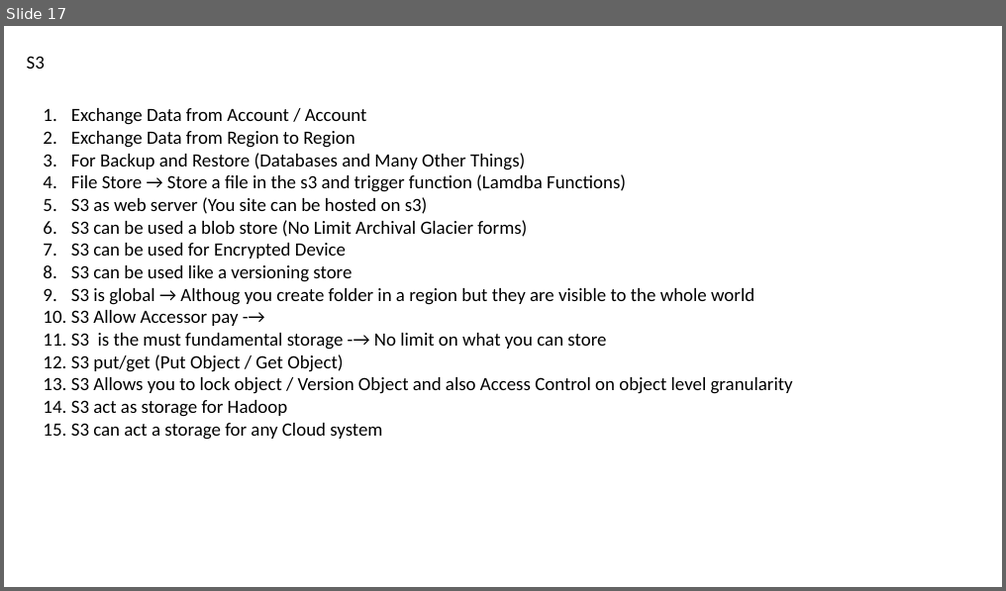
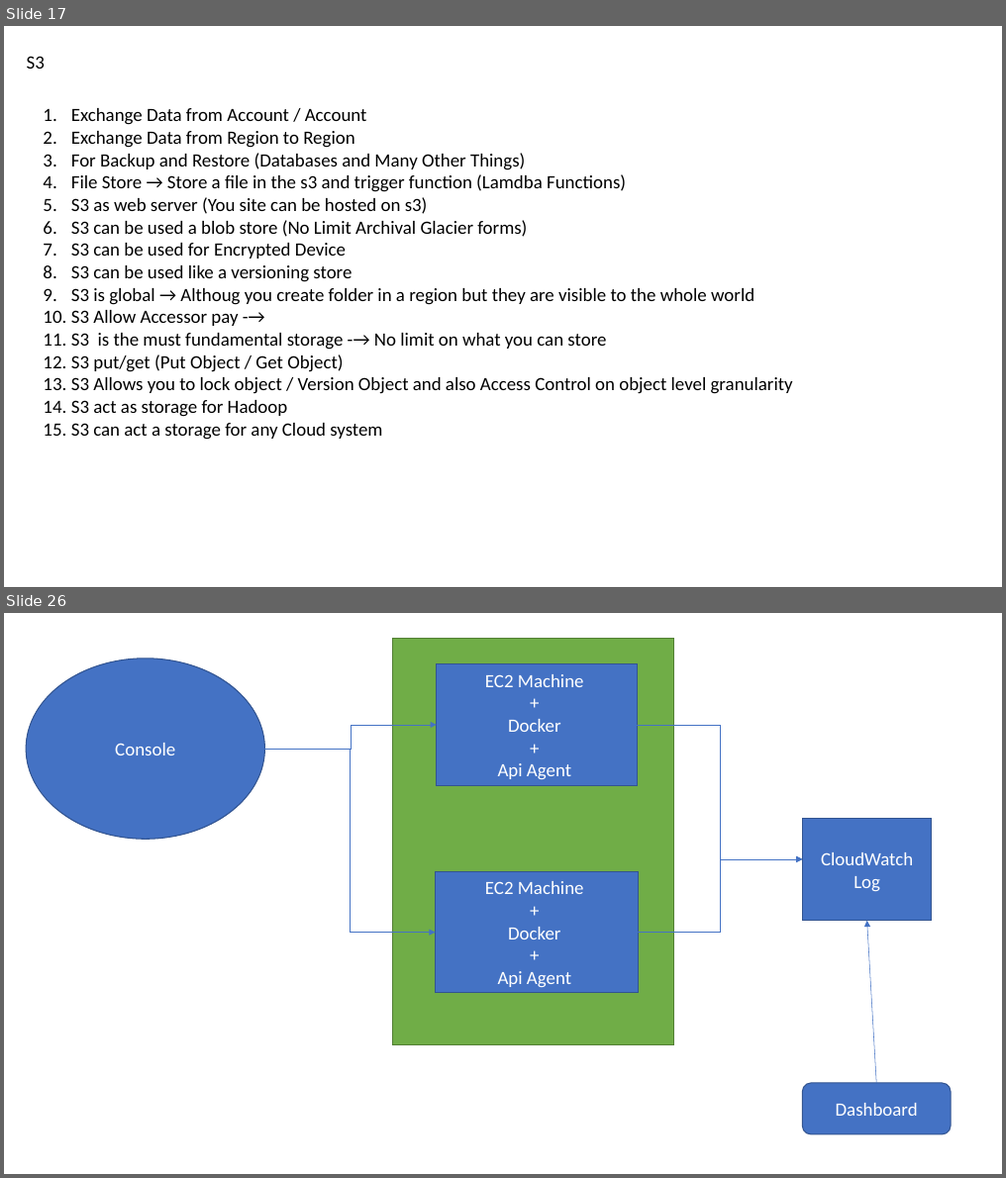
Before and after one commit to nileshdevdas/smcloudbasics, a slide deck: Day-1_BasicCloud.pptx. Shown one above the other, each under a label of ours: slide 17 before the commit, slides 17 and 26 after it; the slides between them are not shown. The pictures are 1006x591 and 1006x1178 pixels, drawn with LibreOffice and Linux fonts; fonts in the diff are those of the drawing. Boxes give left, top, right and bottom in pixels: in the first picture for what was removed or moved away, otherwise in the second. Text is boxed around its words. In the diff, an @@ line names an element or a change of style, - is before the commit and + after.

```diff
--- a/Day-1_BasicCloud.pptx
+++ b/Day-1_BasicCloud.pptx
@@ slide 26 added at (4,613,1002,1174), background #FFFFFF @@
@@ rectangle added at (392,638,674,1045), fill #70AD47, outline #538035 1 pt @@
@@ ellipse added at (26,659,264,839), fill #4472C4, outline #325491 1 pt, 18 pt, text #FFFFFF @@
+Console
@@ rectangle added at (437,663,638,786), fill #4472C4, outline #325491 1 pt, 18 pt, text #FFFFFF @@
+EC2 Machine
++
+Docker
++
+Api Agent
@@ elbow arrow added from (264, 749) to (437, 725), #4472C4 0.5 pt @@
@@ elbow arrow added from (637, 725) to (803, 860), #4472C4 0.5 pt @@
@@ elbow arrow added from (264, 749) to (436, 933), #4472C4 0.5 pt @@
@@ rectangle added at (803,819,933,921), fill #4472C4, outline #325491 1 pt, 18 pt, text #FFFFFF @@
+CloudWatch
+Log
@@ rectangle added at (436,872,638,992), fill #4472C4, outline #325491 1 pt, 18 pt, text #FFFFFF @@
+EC2 Machine
++
+Docker
++
+Api Agent
@@ elbow arrow added from (638, 933) to (803, 860), #4472C4 0.5 pt @@
@@ arrow added from (877, 1083) to (867, 921), #4472C4 0.5 pt @@
@@ rounded rectangle added at (803,1083,951,1135), fill #4472C4, outline #325491 1 pt, 18 pt, text #FFFFFF @@
+Dashboard
```
Also in this commit, not shown: 12 other slides added.
